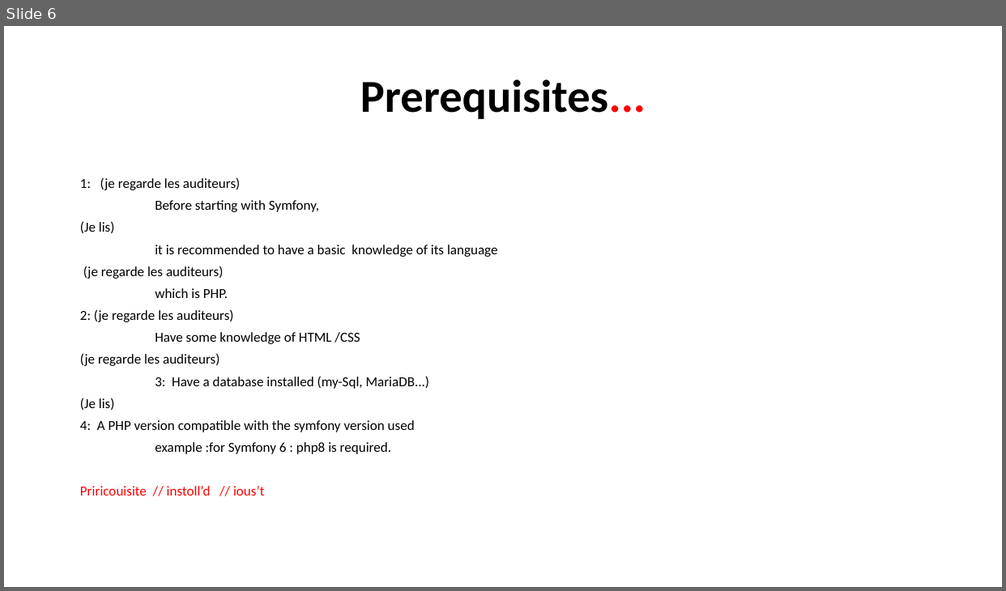
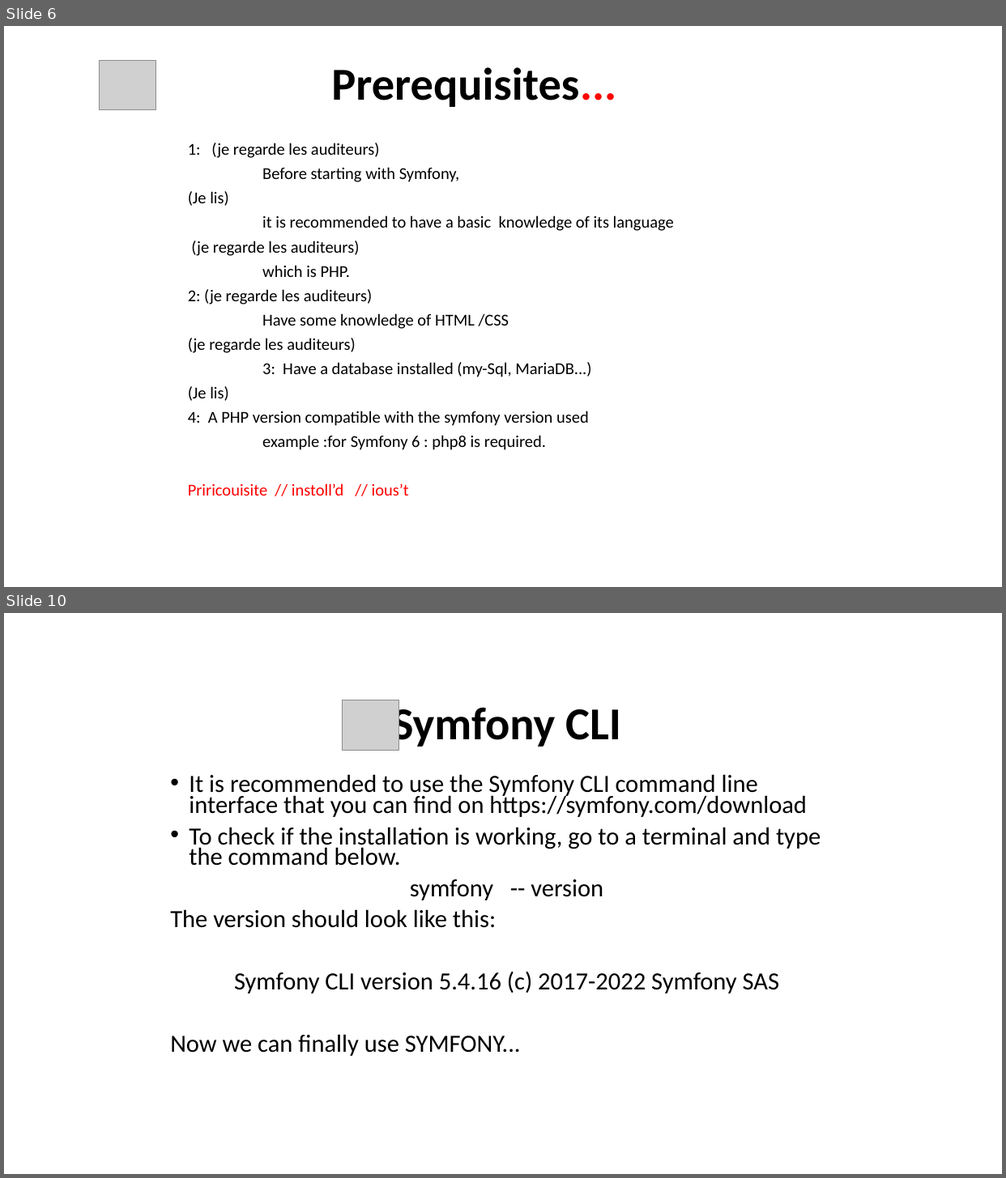
Before and after one commit to Philippe-Da-Costa/PowerPoint, a slide deck: presentation/What the Symfony.pptx. Shown one above the other, each under a label of ours: slide 6 before the commit, slides 6 and 10 after it; the slides between them are not shown. The pictures are 1006x591 and 1006x1178 pixels, drawn with LibreOffice and Linux fonts; fonts in the diff are those of the drawing; grey boxes stand for pictures; background and template pictures are left out. Boxes give left, top, right and bottom in pixels: in the first picture for what was removed or moved away, otherwise in the second. Text is boxed around its words. In the diff, an @@ line names an element or a change of style, - is before the commit and + after.

Commit message:
maj presentation symfony

```diff
--- a/presentation/What the Symfony.pptx
+++ b/presentation/What the Symfony.pptx
@@ slide 10 added at (x1=4, y1=613, x2=1002, y2=1174), background picture (left out) @@
@@ picture added at (x1=342, y1=700, x2=398, y2=750) @@
@@ title added at (x1=392, y1=701, x2=621, y2=751), 44 pt, text #000000, bold @@
+Symfony CLI
@@ text added at (x1=170, y1=774, x2=820, y2=1056), 23.8 pt, text #000000 @@
+• It is recommended to use the Symfony CLI command line interface that you can find on https://symfony.com/download
+• To check if the installation is working, go to a terminal and type the command below.
+symfony -- version
+The version should look like this:
+Symfony CLI version 5.4.16 (c) 2017-2022 Symfony SAS
+Now we can finally use SYMFONY...
@@ slide 6 changed as well @@
@@ picture added at (x1=99, y1=61, x2=156, y2=110) @@
@@ title "Prerequisites..." moved from (x1=360, y1=79, x2=646, y2=119) to (x1=331, y1=67, x2=616, y2=107) @@
@@ text "1: (je regarde les auditeurs)" moved from (x1=80, y1=177, x2=498, y2=496) to (x1=188, y1=143, x2=674, y2=496) @@
@@ text "1: (je regarde les auditeurs)" at (x1=188, y1=143, x2=674, y2=496): size 13.3 to 16 pt @@
```
Also in this commit, not shown: 5 other slides changed, 4 other slides added, 1 other file.
